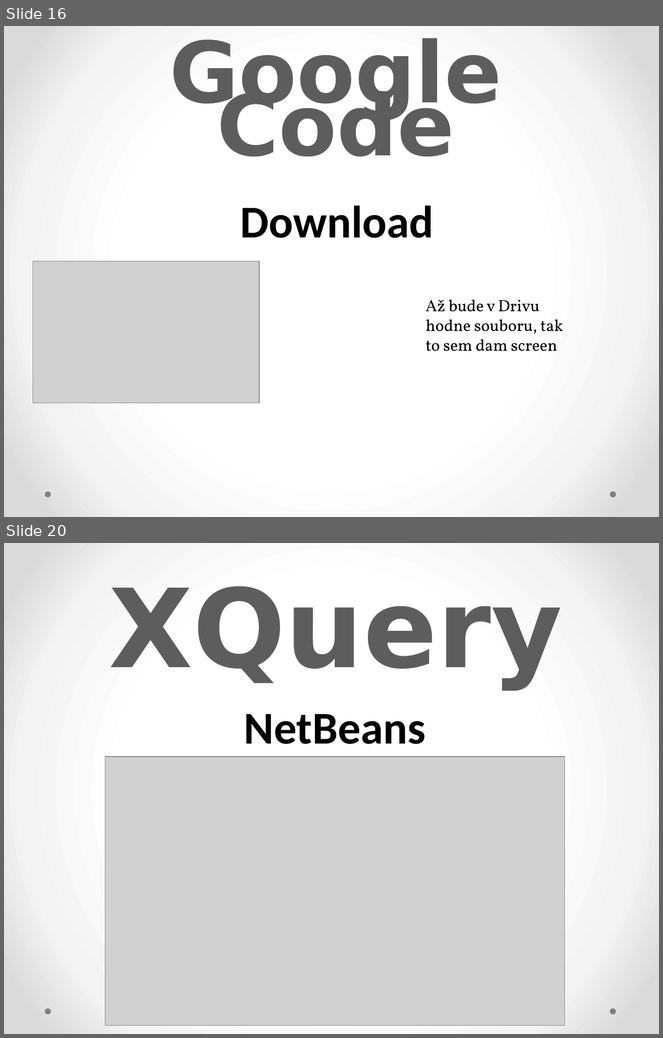
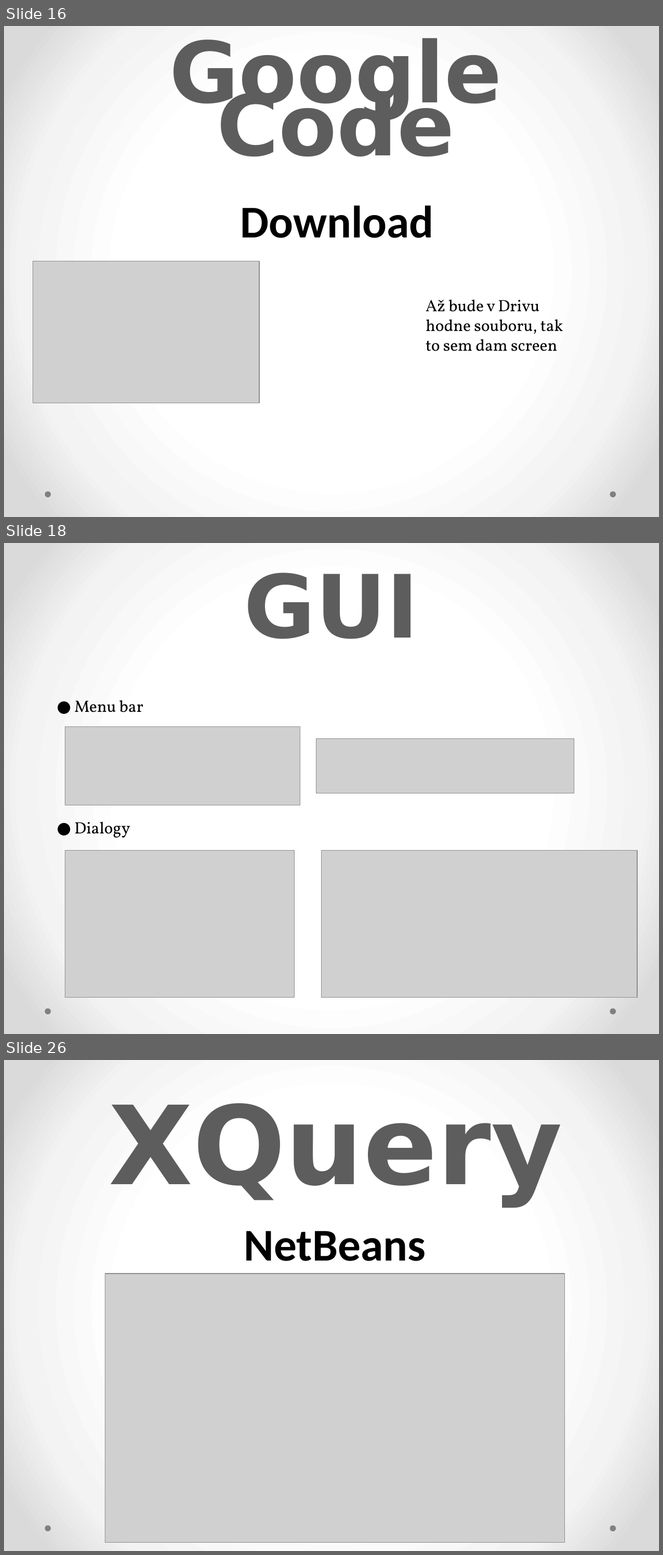
Before and after one commit to Amilez/rent-car-app, a slide deck: Prezentace/prezentace.pptx. Shown one above the other, each under a label of ours: slides 16 and 20 before the commit, slides 16, 18 and 26 after it; the slides between them are not shown. The pictures are 663x1038 and 663x1555 pixels, drawn with LibreOffice and Linux fonts; fonts in the diff are those of the drawing; grey boxes stand for pictures. Boxes give left, top, right and bottom in pixels: in the first picture for what was removed or moved away, otherwise in the second. Text is boxed around its words. In the diff, an @@ line names an element or a change of style, - is before the commit and + after.

```diff
--- a/Prezentace/prezentace.pptx
+++ b/Prezentace/prezentace.pptx
@@ slide 18 added at [4, 543, 659, 1034], background gradient #FFFFFF to #F4F4F4 to #DADADA; not listed: 2 template elements that a slide beside it also shows @@
@@ title added at [244, 573, 419, 639], 96 pt, text gradient #555555 to #5D5D5D to #000000, bold @@
+GUI
@@ text added at [74, 700, 143, 713], 18 pt, text #000000 @@
+● Menu bar
@@ picture added at [65, 727, 300, 806] @@
@@ picture added at [316, 739, 574, 793] @@
@@ text added at [74, 822, 130, 838], 18 pt, text #000000 @@
+● Dialogy
@@ picture added at [65, 850, 294, 997] @@
@@ picture added at [322, 850, 637, 997] @@
@@ what was slide 20 is now slide 26 @@
```
Also in this commit, not shown: 8 other slides added, 3 slides removed.
